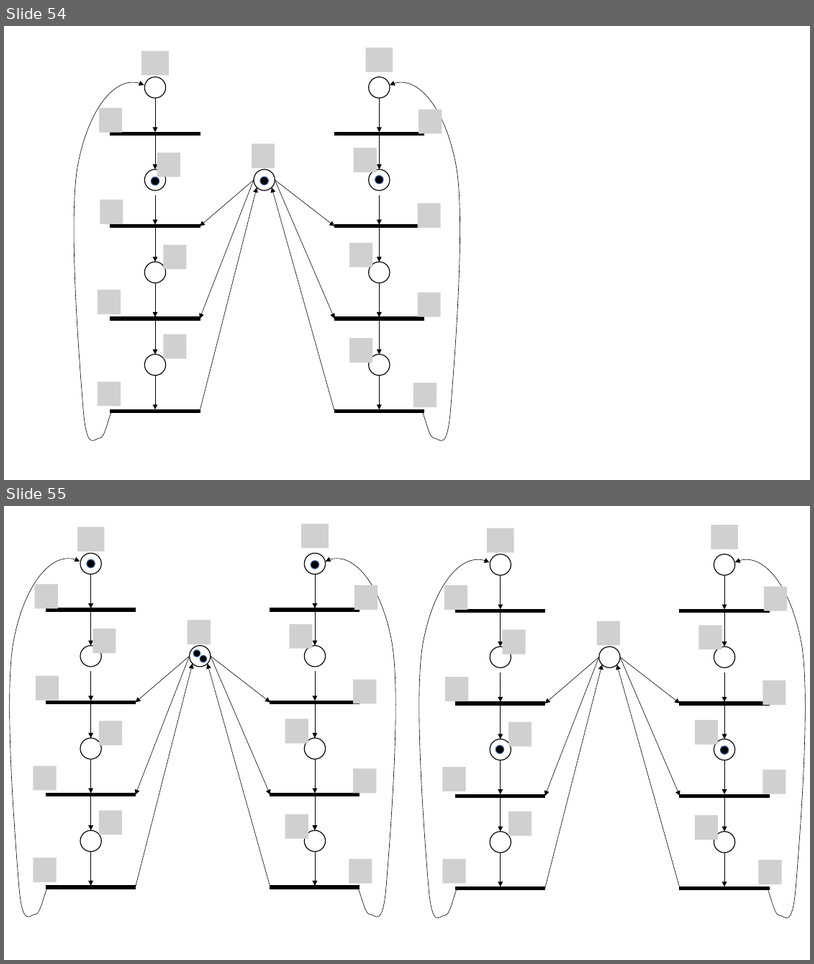
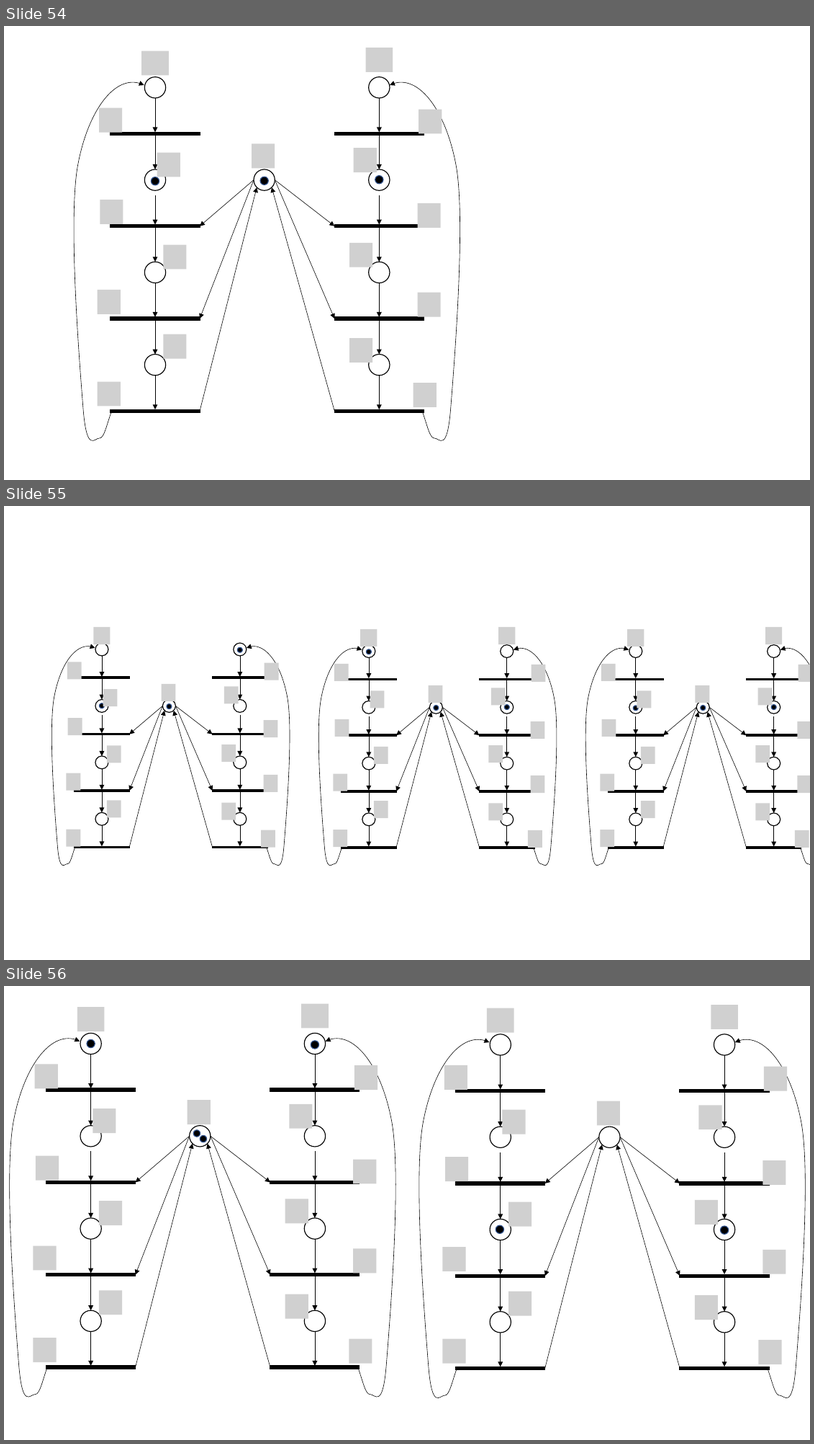
Before and after one commit to unibas-marcelluethi/software-engineering, a slide deck: docs/slides/drawings/graphics.pptx. Shown one above the other, each under a label of ours: slides 54 and 55 before the commit, slides 54, 55 and 56 after it. The pictures are 814x964 and 814x1444 pixels, drawn with LibreOffice and Linux fonts; fonts in the diff are those of the drawing; grey boxes stand for pictures. Boxes give left, top, right and bottom in pixels: in the first picture for what was removed or moved away, otherwise in the second. Text is boxed around its words. In the diff, an @@ line names an element or a change of style, - is before the commit and + after.

```diff
--- a/docs/slides/drawings/graphics.pptx
+++ b/docs/slides/drawings/graphics.pptx
@@ slide 55 added at bbox=[4, 506, 810, 960], background #FFFFFF @@
@@ group added at bbox=[52, 627, 290, 865]: 20 arrows, 16 pictures, 12 ellipses, 8 rectangles, 2 freeform shapes @@
@@ group added at bbox=[319, 627, 558, 865]: 20 arrows, 17 pictures, 12 ellipses, 8 rectangles, 2 freeform shapes @@
@@ group added at bbox=[586, 627, 810, 865]: 20 arrows, 17 pictures, 12 ellipses, 8 rectangles, 2 freeform shapes @@
@@ what was slide 55 is now slide 56 @@
```
Also in this commit, not shown: 2 slides changed, 4 other files.
